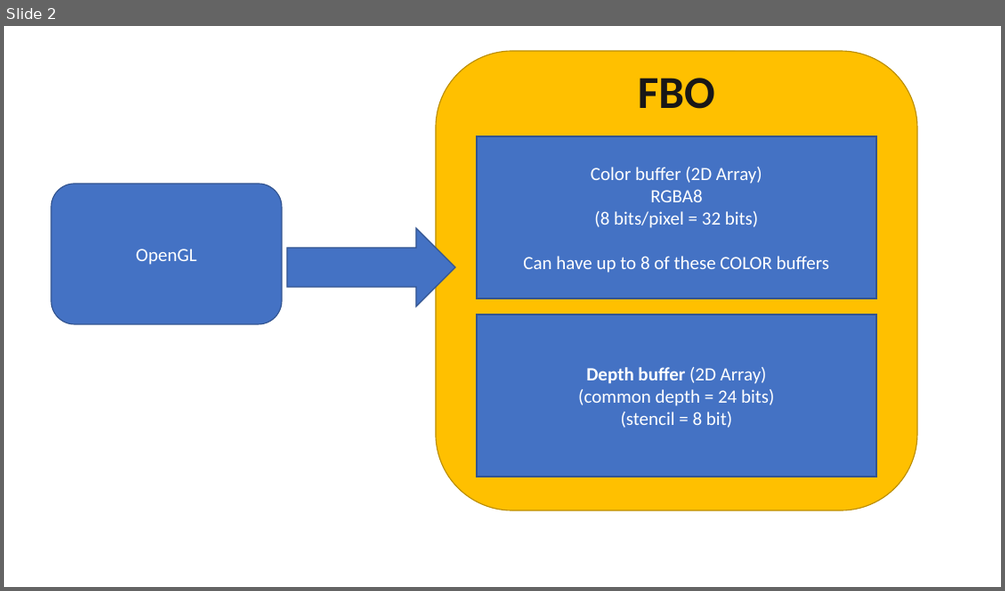
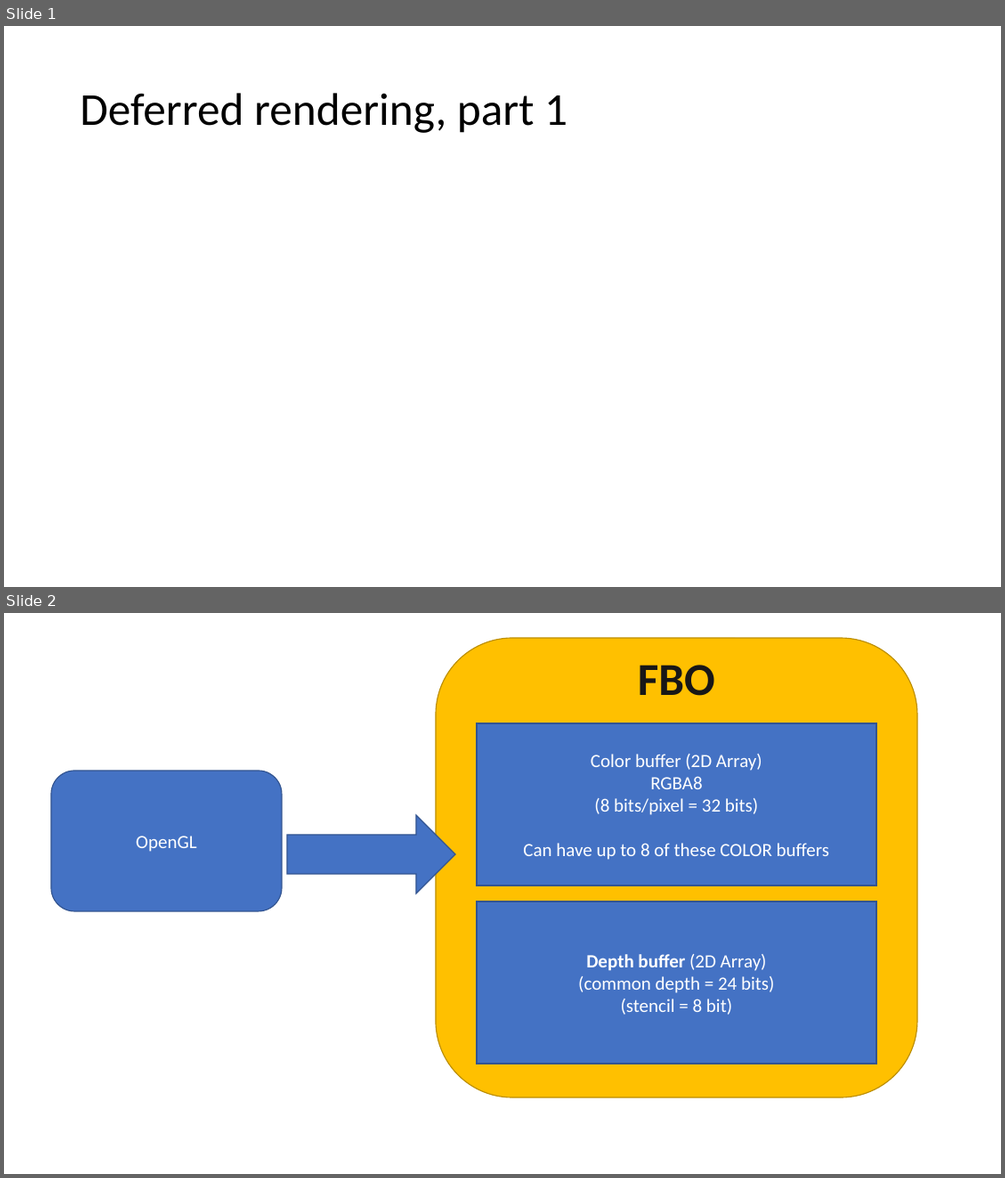
Before and after one commit to FeeneyCodes/GDP202324, a slide deck: 6020_Graph_2/D2D/Week_04 (deferred, part 1)/Deferred.pptx. Shown one above the other, each under a label of ours: slide 2 before the commit, slides 1 and 2 after it. The pictures are 1005x591 and 1005x1178 pixels, drawn with LibreOffice and Linux fonts; fonts in the diff are those of the drawing. Boxes give left, top, right and bottom in pixels: in the first picture for what was removed or moved away, otherwise in the second. Text is boxed around its words. In the diff, an @@ line names an element or a change of style, - is before the commit and + after.

```diff
--- a/6020_Graph_2/D2D/Week_04 (deferred, part 1)/Deferred.pptx
+++ b/6020_Graph_2/D2D/Week_04 (deferred, part 1)/Deferred.pptx
@@ slide 1 added at box(4, 26, 1001, 587), background #FFFFFF @@
@@ title added at box(80, 93, 567, 133), 44 pt, text #000000 @@
+Deferred rendering, part 1
```
Also in this commit, not shown: 1 slide removed, 7 other files.
